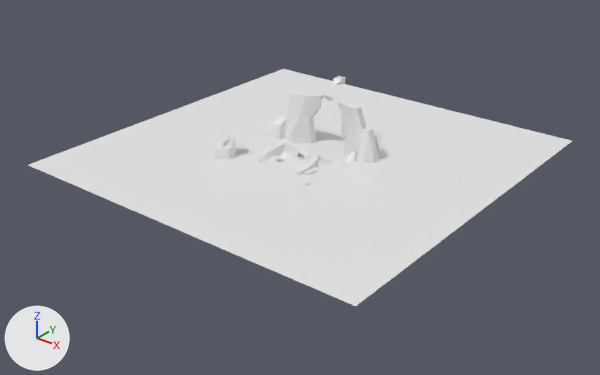
Before and after pictures for a commit that changed the Blender file Assets/Models/hub.blend.
Before and after are seen from a 50 mm camera at (89.7, -113.8, 65.4) aimed at (-1.7, 0.3, -5.3). The lights are fixed; the arrows at lower left show +X, +Y and +Z.

Objects in the first picture: 'Float', 'Main', 'Plane'.
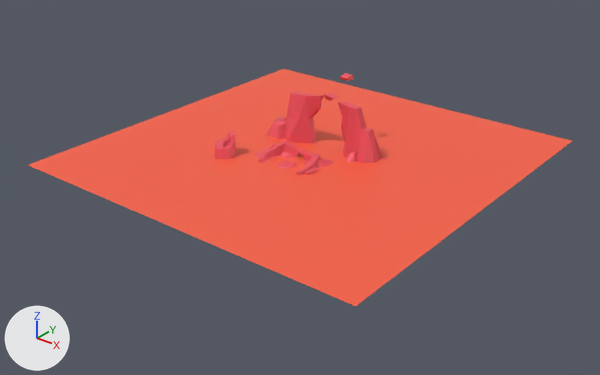
The change, as a diff of the scene's bpy script:
```diff
--- a/Assets/Models/hub.blend.py
+++ b/Assets/Models/hub.blend.py
@@ mat_material @@
+mat_material = principled_material('Material')
+mat_material.base_color = (0.847, 0.0908, 0.122)  # red #ed5562
@@ mat_material_001 @@
+mat_material_001 = principled_material('Material.001')
+mat_material_001.base_color = (0.947, 0.117, 0.0578)  # red #f96044
@@ me_cube_001 @@
 # used by ob_main; location = (-9.1, -3.8, 0.3); scale = (0.437, 0.437, 0.437)
-me_cube_001.from_pydata(...)  # 979 vertices, 615 faces; spans x -20.5..42.1, y -1.0..42.7, z -9.6..22.7
+me_cube_001.from_pydata(...)  # 937 vertices, 590 faces, 1 loose edge; spans x -20.5..42.1, y -2.0..42.7, z -9.6..22.7
+# me_cube_001 part 1: a new loose piece of 36 vertices spanning x 10.7..16.9, y 1.1..7.3, z -0.5, in mat_material (red #ed5562)
+# me_cube_001 part 2: 10 loose pieces with 86 vertices, spanning x -11.1..12.1, y 2.5..33.6, z -2.3..8.5, are deleted
+# me_cube_001 part 3: 20 vertices removed from x -12.8..-2.9, y 26.1..34.5, z 1.7..8.5; 20 vertices added at x -15.7..-2.9, y 24.7..34.5, z -0.7..6.1
+# me_cube_001 part 4: 448 faces spanning x -20.5..42.1, y -1.0..42.7, z -9.6..22.7 switch from no material to mat_material (red #ed5562)
@@ me_plane @@
 # used by ob_plane; location = (-3.5, 5.0, -0.1); scale = (38.4, 38.4, 38.4)
-me_plane.from_pydata(...)  # 4390 vertices, 8404 faces; spans x -1.0..1.0, y -0.99..1.01, z -0.02..0.01
+me_plane.from_pydata(...)  # 4237 vertices, 8207 faces; spans x -1.0..1.0, y -0.99..1.01, z 0.0
+# me_plane part 5: 8206 faces spanning x -1.0..1.0, y -0.99..1.01, z 0.0 switch from no material to mat_material_001 (red #f96044)
@@ me_cube_002 @@
 # used by ob_float; location = (-1.0, 0.7, 8.7)
-me_cube_002.from_pydata(...)  # 132 vertices, 75 faces; spans x -16.6..0.8, y -9.2..13.0, z -9.7..5.3
+me_cube_002.from_pydata(...)  # 135 vertices, 79 faces; spans x -16.6..0.8, y -9.2..15.6, z -9.7..5.3
+# me_cube_002 part 6: 24 vertices moved from x -1.6..0.5, y 10.0..13.0, z 4.0..5.3 to x -1.6..0.5, y 12.6..15.6, z 4.0..5.3
+# me_cube_002 part 7: 75 faces spanning x -16.6..0.8, y -9.2..15.6, z -9.7..5.3 switch from no material to mat_material (red #ed5562)
```

Location of each change, [x1, y1, x2, y2] in pixels of the pictures (600 x 375 px; the box of a moved part takes in the faces that stretch with it):
'Float', reshaped (6% wider)
    before: [214, 76, 346, 159]
    after: [214, 73, 354, 159]
part 1 of me_cube_001, added
    after: [279, 161, 295, 168]
part 2 of me_cube_001, deleted
    before: [274, 113, 287, 164]
part 3 of me_cube_001, moved or reshaped
    before: [273, 116, 286, 139]
    after: [266, 117, 286, 139]
part 4 of me_cube_001, recoloured (white to red)
    both: [254, 91, 382, 175]
part 5 of me_plane, recoloured (white to red)
    both: [28, 69, 572, 306]
part 6 of me_cube_002, moved or reshaped
    before: [333, 76, 346, 85]
    after: [340, 73, 354, 81]
part 7 of me_cube_002, recoloured (white to red)
    both: [214, 94, 339, 159]
